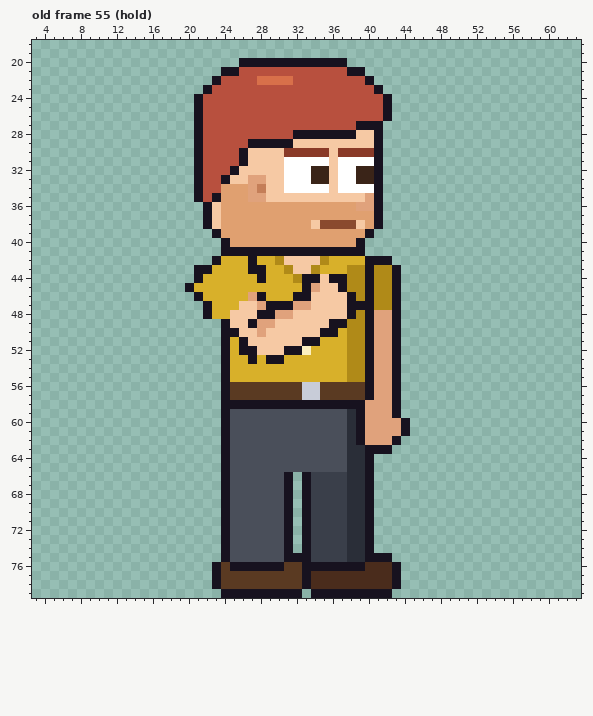
Edited in one commit: pixel-art file (sprites/expo/expo_vendi_right_anim.aseprite). This is how it looked before the edit.
64x80 pixels, 123 frames. Colours within 5 levels of each other are drawn and written as one. Shown: old frame 55 (hold): x 3..63, y 18..79. The commit also changed other frames, which this record leaves out.
After the commit:
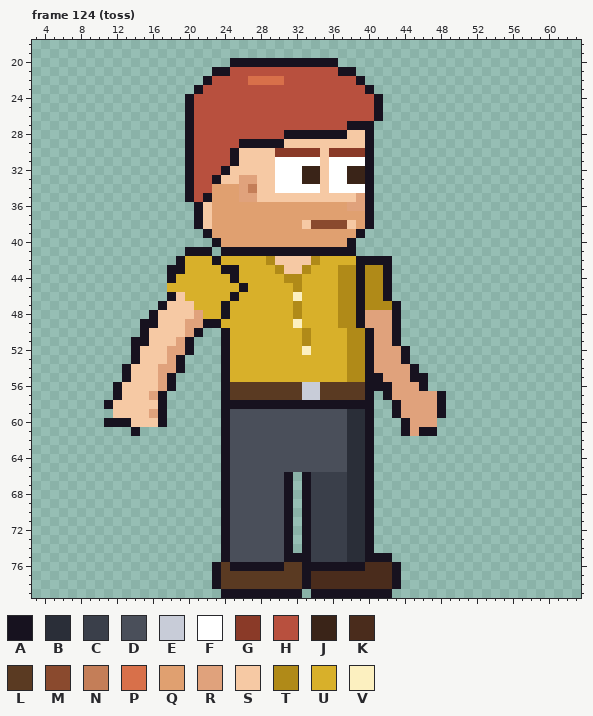
Palette (. is transparent): A #17121f  B #2a2e38  C #3a3f4a  D #4a4f5a  E #c8ccd8  F #ffffff  G #8a3a28  H #b8503e  J #3a2418  K #4a2c1c  L #5a3a22  M #8a4a2e  N #c47e58  P #d8704a  Q #e0a070  R #e0a27c  S #f6c9a4  T #b08a18  U #d8b02a  V #fcf0c0
A new or re-ordered frame is compared with the old frame closest to it.
Difference:
frames 123 -> 129
Changed rows in their new state; - is an unchanged pixel.
Frame 124 (toss) is new; against old frame 55 (hold):
first column x 11:
20 --------------A-----------.-----------
21 ------------A-H-----------A-.---------
22 -----------AH---P---H-------A.--------
23 ----------AH-----------------A.-------
24 ---------AH-------------------A.------
25 ---------AH-------------------A.------
26 ---------AH-------------------A.------
27 ---------AH----------------A--.-------
28 ---------AH---------A------S-A.-------
29 ---------AH----A----S--------A.-------
30 ---------AH---AS---G----SG---A.-------
31 ---------AH---AS---F----SF---A.-------
32 ---------AH--AS----F--J-SF-J-A.-------
33 ---------AH-AS-R-S-F--J-SF-J-A.-------
34 ---------AH-Q--RNS-F----SF---A.-------
35 ---------AHAQ--R-S----------RA.-------
36 ----------ASQ--------------R-A.-------
37 ----------ASQ----------------A.-------
38 ----------ASQ---------SM---SQA.-------
39 -----------AQ---------------A.--------
40 ------------AQ-------------A.---------
41 ---------AAA----------------.---------
42 --------AUUU----U-TS---TU---A---------
43 -------AAUUU-AA-UU-TS-TU--T-AT-A.-----
44 -------AUUU---A--U--T-UUUUT-AT-A.-----
45 -------UUU-----A-----TUUUUT-AT-A.-----
46 -------ASUU---A-UU---VUUUUTTAT-A.-----
47 ------ASSSUU-A-UUUUUUTUUUUTT-T--------
48 -----ASSSSRU-AUUUUUUUTUUUUTTAR--------
49 ----AASSSRRAAUUUUUUUUVUUUUT-AR--------
50 ----ASSSSRA---UUUUUUUUTUUU------------
51 ---AASSSRA-----UUUUUUUTU--------------
52 ---ASSSRRA-----UUUUUUU----------RA----
53 ---ASSSRA-------U-UU------------RA----
54 --ASSSRRA-----------------------RRA---
55 --ASSSRA----------------------A-RRAA--
56 -ASSSSRA----------------------AARRRA--
57 -ASSSRA-----------------------.ARRRRRA
58 ASSSSSA----------------------A..-RRRRA
59 -SSSSRA---------------------BA..-RRRRA
60 AAASSSA---------------------BA...-RRR-
61 ---A------------------------BA...-RAA-
62 ----------------------------BA...-----
63 ------------------------------..------
